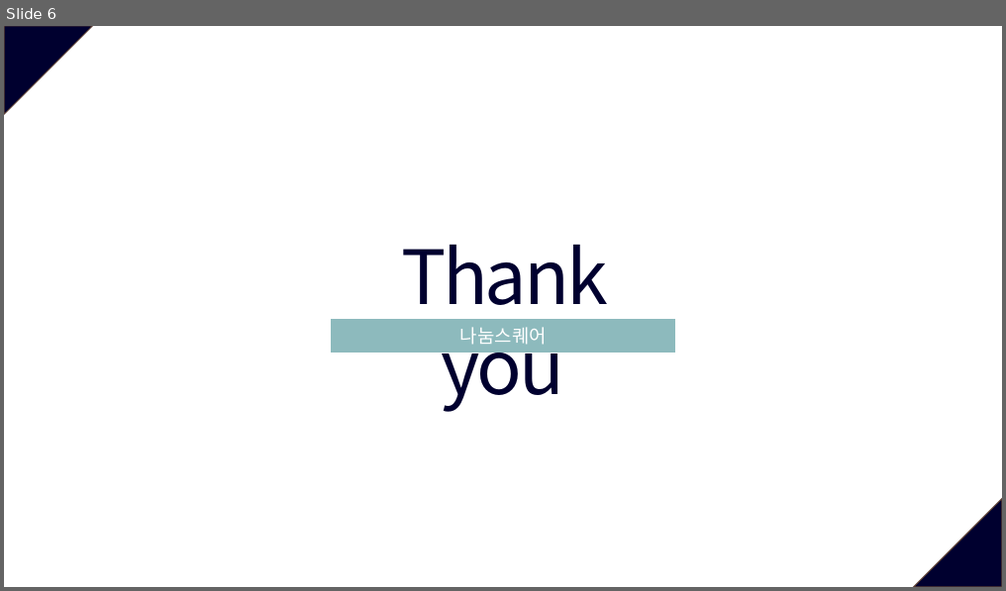
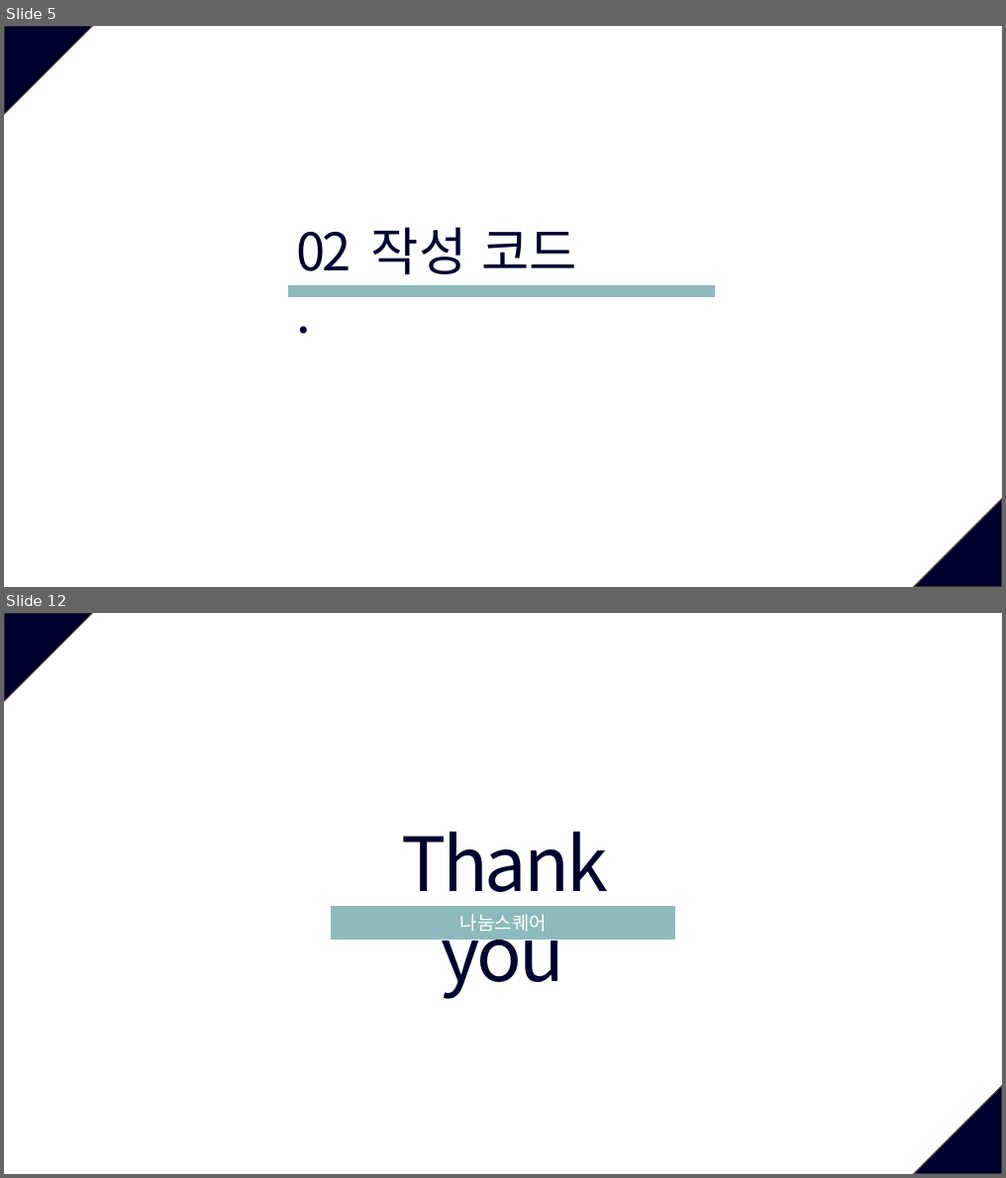
Before and after one commit to gitlin-i/c_console_game, a slide deck: 콘솔프로젝트_박석진/개발문서/발표자료_박석진.pptx. Shown one above the other, each under a label of ours: slide 6 before the commit, slides 5 and 12 after it; the slides between them are not shown. The pictures are 1006x591 and 1006x1178 pixels, drawn with LibreOffice and Linux fonts; fonts in the diff are those of the drawing. Boxes give left, top, right and bottom in pixels: in the first picture for what was removed or moved away, otherwise in the second. Text is boxed around its words. In the diff, an @@ line names an element or a change of style, - is before the commit and + after.

```diff
--- a/콘솔프로젝트_박석진/개발문서/발표자료_박석진.pptx
+++ b/콘솔프로젝트_박석진/개발문서/발표자료_박석진.pptx
@@ slide 5 added at [4, 26, 1002, 587], background #FFFFFF; not listed: 2 template elements that a slide beside it also shows @@
@@ text added at [296, 232, 350, 272], 50 pt, text #00002F @@
+02.
@@ text added at [371, 227, 577, 274], 50 pt, text #00002F @@
+작성 코드
@@ rectangle added at [288, 285, 715, 297], fill #8DBABD, outline #8DBABD 1 pt @@
@@ what was slide 6 is now slide 12 @@
```
Also in this commit, not shown: 3 slides changed, 6 other slides added, 1 slide removed, 17 other files.
